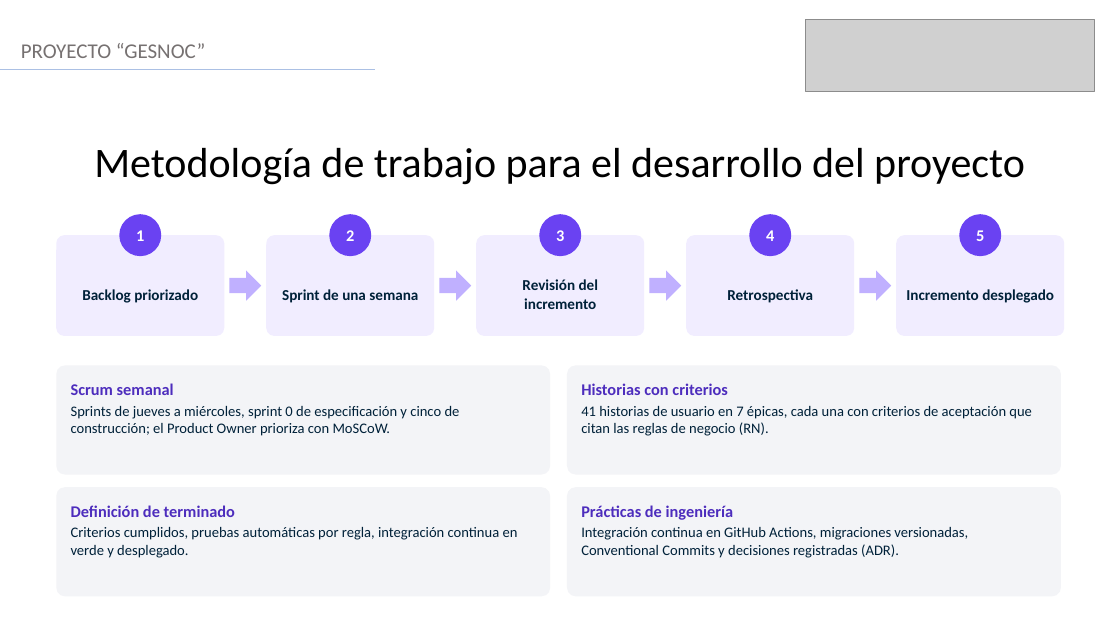
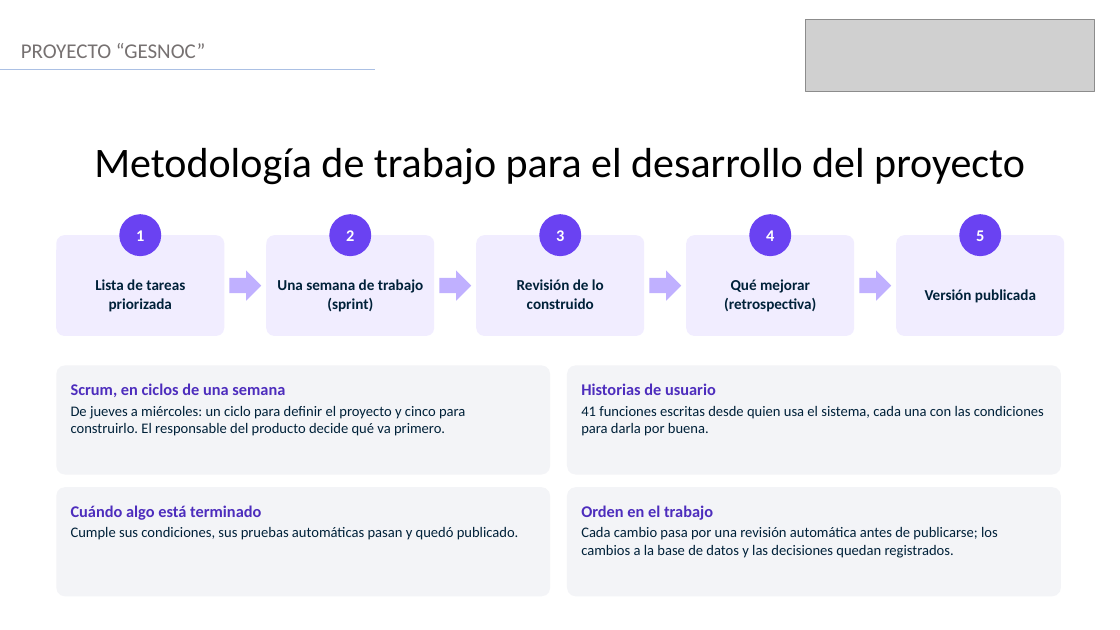
Before and after one commit to MiguelGaticaBestNick123/gesnoc, a slide deck: slide 6 of Fase 2/Evidencias proyecto/Presentación Proyecto.pptx. Drawn at 1120x630 pixels with LibreOffice and Linux fonts; fonts in the diff are those of the drawing; grey boxes stand for pictures. Boxes give left, top, right and bottom in pixels: in the first picture for what was removed or moved away, otherwise in the second. Text is boxed around its words. In the diff, an @@ line names an element or a change of style, - is before the commit and + after.

```diff
--- a/Fase 2/Evidencias proyecto/Presentación Proyecto.pptx
+++ b/Fase 2/Evidencias proyecto/Presentación Proyecto.pptx
@@ text at (x1=95, y1=279, x2=185, y2=312): text changed @@
-Backlog priorizado
+Lista de tareas priorizada
@@ text at (x1=277, y1=279, x2=423, y2=312): text changed @@
-Sprint de una semana
+Una semana de trabajo (sprint)
@@ text at (x1=517, y1=279, x2=604, y2=309): text changed @@
-Revisión del incremento
+Revisión de lo construido
@@ text at (x1=724, y1=279, x2=816, y2=312): text changed @@
-Retrospectiva
+Qué mejorar (retrospectiva)
@@ text at (x1=925, y1=289, x2=1036, y2=303): text changed @@
-Incremento desplegado
+Versión publicada
@@ text at (x1=71, y1=383, x2=465, y2=436): text changed @@
-Scrum semanal
-Sprints de jueves a miércoles, sprint 0 de especificación y cinco de construcción; el Product Owner prioriza con MoSCoW.
+Scrum, en ciclos de una semana
+De jueves a miércoles: un ciclo para definir el proyecto y cinco para construirlo. El responsable del producto decide qué va primero.
@@ text at (x1=581, y1=383, x2=1044, y2=436): text changed @@
-Historias con criterios
-41 historias de usuario en 7 épicas, cada una con criterios de aceptación que citan las reglas de negocio (RN).
+Historias de usuario
+41 funciones escritas desde quien usa el sistema, cada una con las condiciones para darla por buena.
@@ text at (x1=71, y1=505, x2=519, y2=540): text changed @@
-Definición de terminado
-Criterios cumplidos, pruebas automáticas por regla, integración continua en verde y desplegado.
+Cuándo algo está terminado
+Cumple sus condiciones, sus pruebas automáticas pasan y quedó publicado.
@@ text at (x1=581, y1=505, x2=998, y2=558): text changed @@
-Prácticas de ingeniería
-Integración continua en GitHub Actions, migraciones versionadas, Conventional Commits y decisiones registradas (ADR).
+Orden en el trabajo
+Cada cambio pasa por una revisión automática antes de publicarse; los cambios a la base de datos y las decisiones quedan registrados.
```
Also in this commit, not shown: 13 other slides changed.
